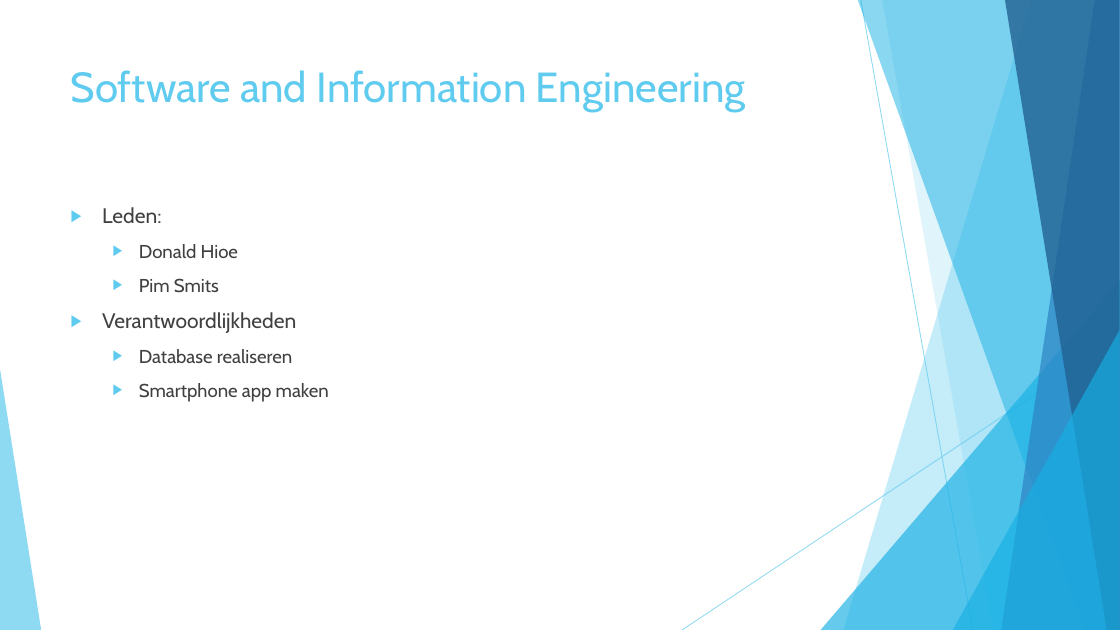
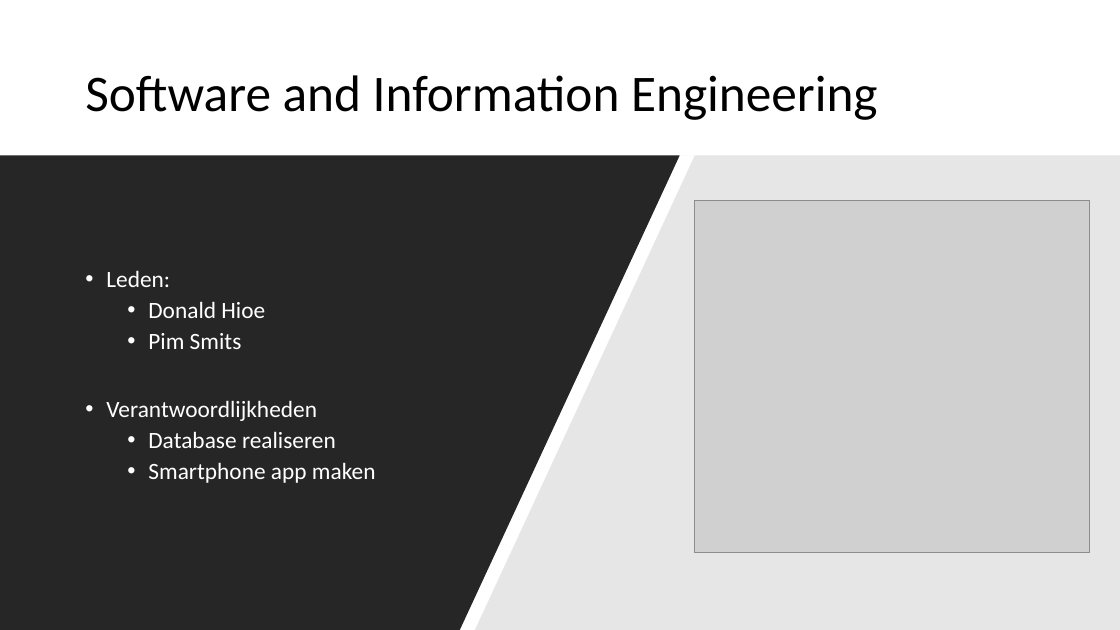
Before and after one commit to wouter503/IDP, a slide deck: slide 13 of Plan van aanpak/presentatie.pptx (slide 9 before the commit). Drawn at 1120x630 pixels with LibreOffice and Linux fonts; fonts in the diff are those of the drawing; grey boxes stand for pictures. Boxes give left, top, right and bottom in pixels: in the first picture for what was removed or moved away, otherwise in the second. Text is boxed around its words. In the diff, an @@ line names an element or a change of style, - is before the commit and + after.

```diff
--- a/Plan van aanpak/presentatie.pptx
+++ b/Plan van aanpak/presentatie.pptx
@@ title "Software and Information Engineering": place and size @@
-title "Software and Information Engineering" at [71, 70, 745, 112]
+title "Software and Information Engineering" at [85, 75, 878, 120]
@@ title "Software and Information Engineering" at [85, 75, 878, 120]: size 36 to 44 pt, font Cabin to Calibri, text colour #5FCBEF to #000000; line spacing 1 to 0.9; vertical alignment top to middle @@
@@ freeform shape added at [0, 155, 680, 630], fill #262626 @@
@@ freeform shape added at [455, 155, 1120, 630], fill #E7E6E6 @@
@@ text "Leden:": place and size @@
-text "Leden:" at [102, 207, 329, 402]
+text "Leden:" at [106, 270, 376, 483]
@@ text "Leden:" at [106, 270, 376, 483]: size 18 to 20 pt in "Leden:", "Verantwoordlijkheden"; font Cabin to Calibri, text colour #404040 to #FFFFFF; size 16 to 20 pt in "Donald Hioe", "Pim Smits", "Database realiseren", "Smartphone app maken"; bullet ▶ to •; line spacing 1 to 0.9; less space between paragraphs; vertical alignment top to middle @@
@@ picture added at [695, 200, 1090, 552] @@
@@ group removed at [0, 0, 1120, 630]: 5 freeform shapes, 3 triangles, 2 lines @@
```
Also in this commit, not shown: 11 other slides changed, 4 slides added.
